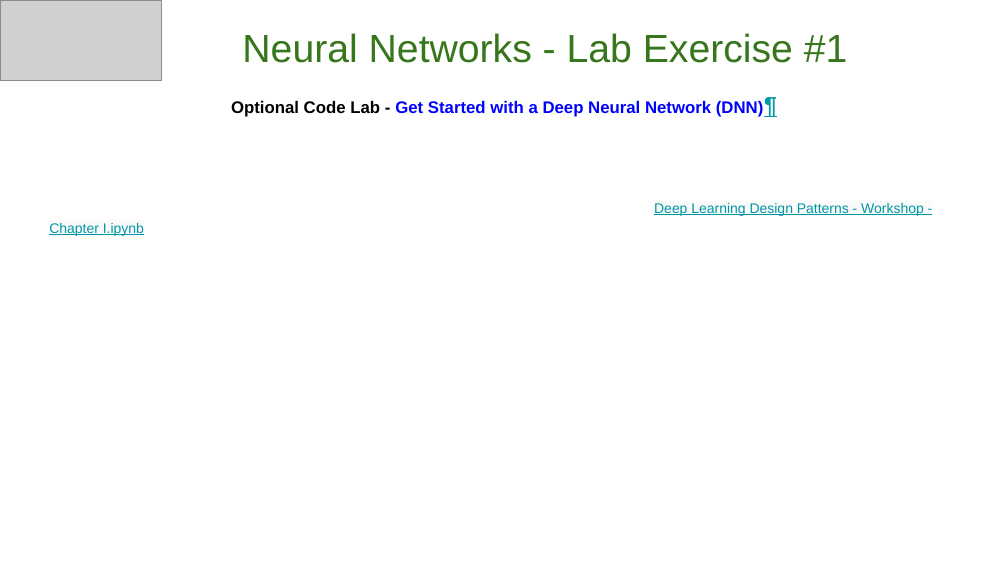
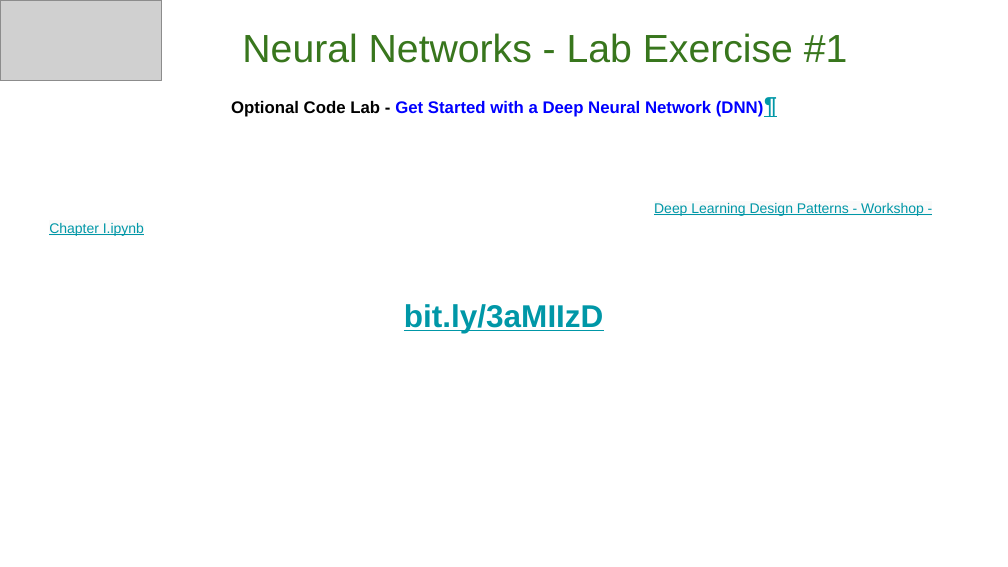
Before and after one commit to GoogleCloudPlatform/keras-idiomatic-programmer, a slide deck: slide 46 of books/deep-learning-design-patterns/Workshops/Novice/Deep Learning Design Patterns - Workshop - Chapter I.pptx. Drawn at 1008x567 pixels with LibreOffice and Linux fonts; fonts in the diff are those of the drawing; grey boxes stand for pictures. Boxes give left, top, right and bottom in pixels: in the first picture for what was removed or moved away, otherwise in the second. Text is boxed around its words. In the diff, an @@ line names an element or a change of style, - is before the commit and + after.

```diff
--- a/books/deep-learning-design-patterns/Workshops/Novice/Deep Learning Design Patterns - Workshop - Chapter I.pptx
+++ b/books/deep-learning-design-patterns/Workshops/Novice/Deep Learning Design Patterns - Workshop - Chapter I.pptx
@@ text at [404, 304, 604, 333]: paragraph added @@
+bit.ly/3aMIIzD
```
Also in this commit, not shown: 1 other slide changed, 1 other file.
